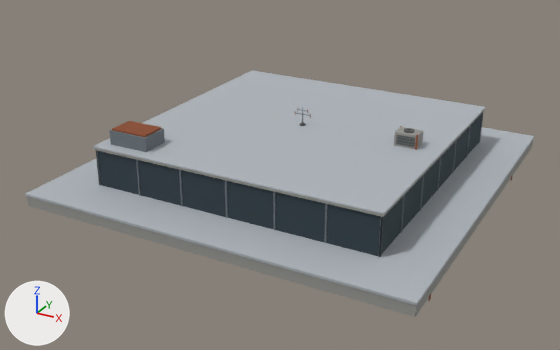
Before and after pictures for a commit that changed the glTF model assets/models/buildings/tw_glass_24_crown.glb.
Camera for both pictures: a camera (50 mm lens) standing at (21.0, -41.1, 20.1) and looking at (-0.6, -1.9, 0.5). Lighting does not change. The marker at lower left points along +X, +Y and +Z. The picture after the commit comes second. Vertices at exactly the same position are counted once.

In view in the first picture: 'tw_glass_24_crown'.
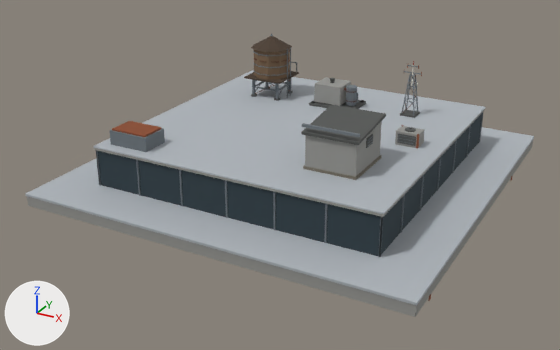
Location of each change, (x1, y1, x2, y2) in pixels of the pictures (560 x 350 px):
'tw_glass_24_crown', reshaped (15% taller)
    before: (26, 71, 534, 317)
    after: (26, 34, 534, 317)
part 1 of me_tw_glass_24_crown, added
    after: (252, 80, 255, 95)
part 2 of me_tw_glass_24_crown, added
    after: (275, 83, 279, 99)
part 3 of me_tw_glass_24_crown, added
    after: (244, 71, 299, 84)
part 4 of me_tw_glass_24_crown, added (brown)
    after: (254, 50, 290, 80)
part 5 of me_tw_glass_24_crown, added (brown)
    after: (251, 36, 292, 52)
part 6 of me_tw_glass_24_crown, added
    after: (287, 49, 288, 98)
part 7 of me_tw_glass_24_crown, added
    after: (290, 47, 291, 96)
part 8 of me_tw_glass_24_crown, added
    after: (302, 123, 360, 137)
part 9 of me_tw_glass_24_crown, deleted
    before: (295, 107, 418, 150)
part 10 of me_tw_glass_24_crown, added
    after: (400, 61, 422, 118)
part 11 of me_tw_glass_24_crown, added
    after: (254, 50, 366, 109)
part 12 of me_tw_glass_24_crown, built on
    before: (394, 127, 423, 149)
    after: (302, 104, 424, 180)

Patch to the scene script:
```diff
--- a/assets/models/buildings/tw_glass_24_crown.glb.py
+++ b/assets/models/buildings/tw_glass_24_crown.glb.py
@@ me_tw_glass_24_crown @@
 # used by ob_tw_glass_24_crown; location = (0.0, 0.0, 0.0)
-me_tw_glass_24_crown.from_pydata(...)  # 760 vertices, 1176 faces; spans x -12.0..12.0, y -12.0..12.0, z -0.2..4.5
+me_tw_glass_24_crown.from_pydata(...)  # 1791 vertices, 2786 faces; spans x -12.0..12.0, y -12.0..12.0, z -0.2..7.7
+# me_tw_glass_24_crown part 1: a new loose piece, a box spanning x -5.8..-5.64, y 3.6..3.75, z 3.45..4.53, in mat_palette (picture img_palette)
+# me_tw_glass_24_crown part 2: a new loose piece, a box spanning x -3.95..-3.8, y 3.6..3.75, z 3.45..4.53, in mat_palette (picture img_palette)
+# me_tw_glass_24_crown part 3: a new loose piece, a box spanning x -6.2..-3.4, y 3.2..6.0, z 4.67..4.77, in mat_palette (picture img_palette)
+# me_tw_glass_24_crown part 4: a new loose piece, a 10-sided cylinder along z spanning x -6.1..-3.5, y 3.4..5.8, z 4.8..6.7, in mat_palette (picture img_palette)
+# me_tw_glass_24_crown part 5: a new loose piece, a 10-sided cut cone along z (radius 1.43 at the low end, 0.06 at the high end) spanning x -6.23..-3.37, y 3.24..5.96, z 6.72..7.5, in mat_palette (picture img_palette)
+# me_tw_glass_24_crown part 6: a new loose piece, a box spanning x -3.475..-3.425, y 4.355..4.405, z 3.33..6.82, in mat_palette (picture img_palette)
+# me_tw_glass_24_crown part 7: a new loose piece, a box spanning x -3.475..-3.425, y 4.795..4.845, z 3.33..6.82, in mat_palette (picture img_palette)
+# me_tw_glass_24_crown part 8: a new loose piece, a box spanning x 3.14..6.46, y -6.26..-6.08, z 5.79..5.93, in mat_palette (picture img_palette)
+# me_tw_glass_24_crown part 9: 18 loose pieces with 148 vertices, spanning x -0.6..7.7, y -0.5..0.5, z 3.3..4.5, are deleted
+# me_tw_glass_24_crown part 10: 386 vertices added at x 4.6..5.8, y 4.7..5.7, z 3.3..6.9
+# me_tw_glass_24_crown part 11: 326 vertices added at x -6.1..1.8, y 3.3..5.9, z 3.3..6.6
+# me_tw_glass_24_crown part 12: 12 vertices moved within x 6.7..7.3, y 0.0..0.2, z 4.2..4.3; 28 vertices removed from x 6.3..7.7, y -0.5..0.5, z 3.3..4.3; 204 vertices added at x 3.1..7.7, y -6.3..0.7, z 3.3..6.0
+# other edits to the shape of me_tw_glass_24_crown do not show in these pictures
 me_tw_glass_24_crown.materials.append(mat_palette)
```
